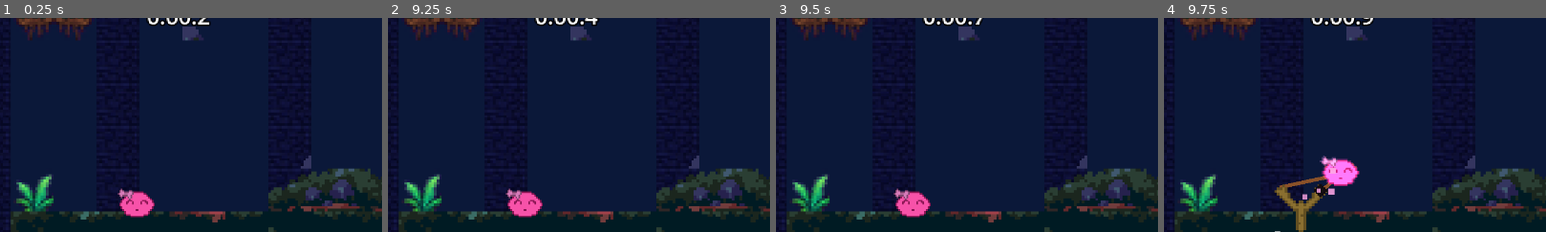
Above: before the commit, frames 1-4 (left to right).
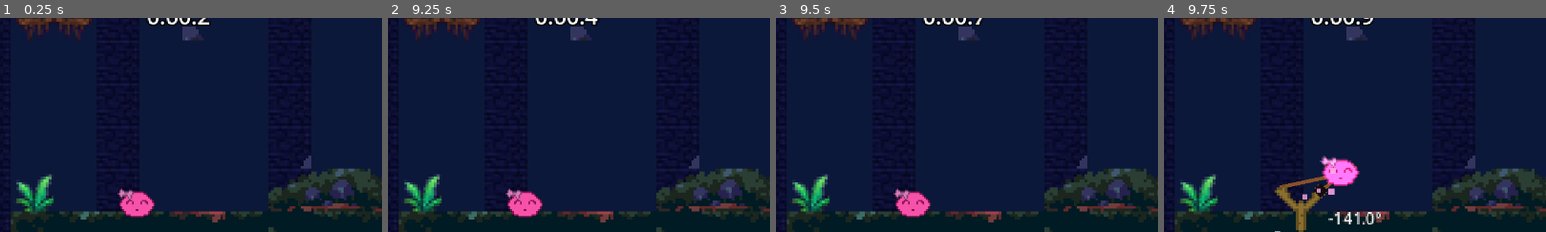
Above: after the commit, the same moments.

Repository: Navarro0k/Slimeterra
Game: Godot game, scene res://Scenes/Levels/jungleLevel.tscn
The game is run twice, just before and just after one commit, with the same random seed, the same clock (stepped at 60 frames per second) and the same inputs.
Inputs (mouse positions are % of the whole screen's width and height, from its top left):
- Up to frame 1 (0.25 s): no input
- Up to frame 2 (9.25 s): click "x16" at 0.5 s; click "x2" at 1.25 s; click "Pausa" at 2 s; click "Reiniciar" at 2.75 s; click "x16" at 3.5 s; click "x2" at 4.25 s; click "Pausa" at 5 s; click "Reiniciar" at 5.75 s; click "x16" at 6.5 s; click "x2" at 7.25 s; click "Pausa" at 8 s; click "Reiniciar" at 8.75 s
- Up to frame 3 (9.5 s): no input
- Up to frame 4 (9.75 s): drag from (45, 50) to (60, 28) at 9.52 s
The pictures show only the part of the screen within x 27-77%, y 6-56%; the shares and areas given below are measured in that part.

Frames 1-3 are identical in both runs. In frame 4, 0.4% of the frame differs, in the area x 43-58%, y 90-97%.

Commit message:
add firing degree

Diff:
--- a/Scenes/Slingshoot.tscn
+++ b/Scenes/Slingshoot.tscn
@@ -52,4 +52,11 @@
 [node name="Sprite2D" type="Sprite2D" parent="Holder" unique_id=1713362262]
 texture = ExtResource("3_6d2l2")
 
+[node name="LabelAngulo" type="Label" parent="." unique_id=1619006366]
+offset_right = 40.0
+offset_bottom = 23.0
+theme_override_colors/font_outline_color = Color(0, 0, 0, 1)
+theme_override_constants/outline_size = 1
+theme_override_font_sizes/font_size = 6
+
 [connection signal="input_event" from="Holder" to="." method="_on_holder_input_event"]
--- a/Scripts/slingshoot.gd
+++ b/Scripts/slingshoot.gd
@@ -70,6 +70,7 @@
 @onready var slingshot_sprite = $SlingshotSprite
 @onready var parche_sprite = $Holder/Sprite2D
 @onready var collision_holder = $Holder/CollisionShape2D
+@onready var label_angulo = $LabelAngulo
 
 # ==============================================================================
 # CICLO DE VIDA (Engine Callbacks)
@@ -227,9 +228,6 @@
 func _procesar_arrastre() -> void:
 	var offset = get_local_mouse_position() - center_marker.position
 	current_drag_position = center_marker.position + offset.limit_length(max_stretch)
-
-	# SOLUCIÓN: Calculamos la tensión usando la distancia ya limitada (current_drag_position)
-	# y nos aseguramos de que no supere el 1.0 (100%).
 	var tension = clampf(current_drag_position.distance_to(center_marker.position) / max_stretch, 0.0, 1.0)
 
 	if not _sonido_estirar_sonado and offset.length() > 5.0:
@@ -245,6 +243,12 @@
 
 	_aplicar_tension_slime(tension, current_drag_position - center_marker.position)
 	actualizar_cuerdas(current_drag_position)
+
+	var vector_tiro = center_marker.position - current_drag_position
+	var grados = round(-rad_to_deg(vector_tiro.angle()))
+	label_angulo.text = str(grados) + "°"
+	label_angulo.position = center_marker.position + Vector2(10, 0)
+
 	queue_redraw()
 
 func _primer_con_stock() -> int:
@@ -265,6 +269,7 @@
 	band_left.visible = mostrar
 	band_right.visible = mostrar
 	parche_sprite.visible = mostrar
+	if label_angulo: label_angulo.visible = mostrar
 
 func actualizar_cuerdas(pos: Vector2) -> void:
 	holder.position = pos
